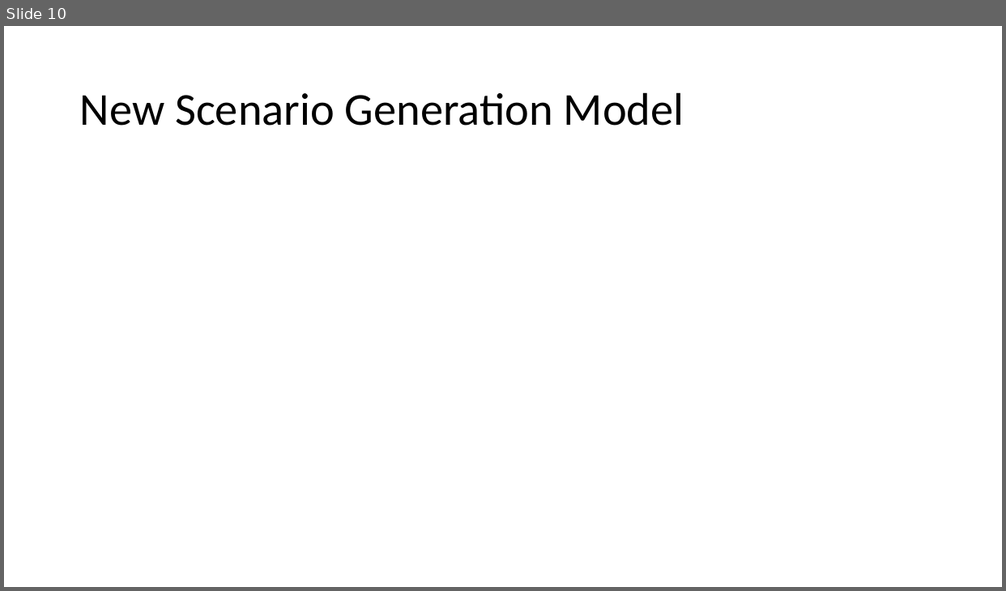
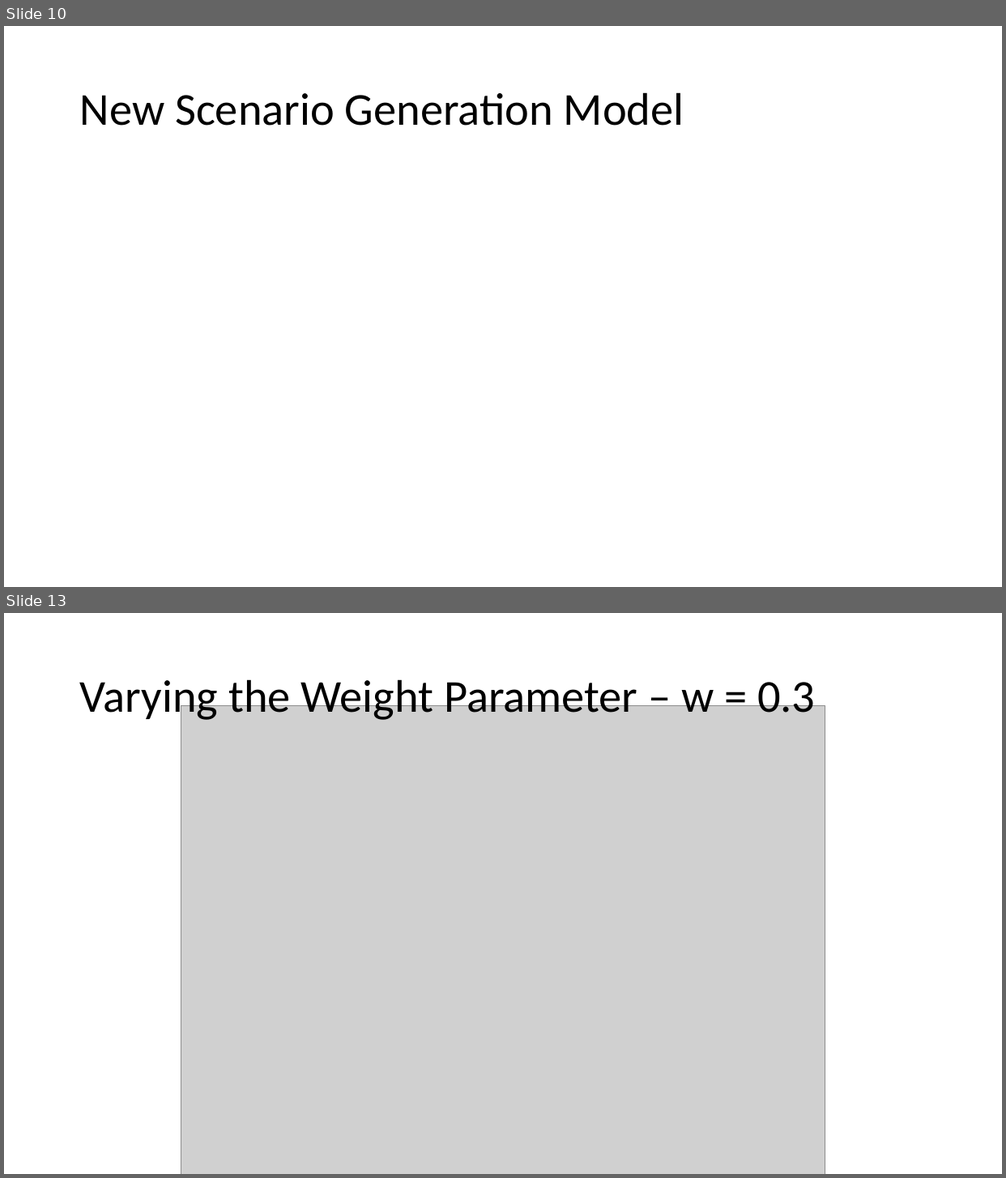
Before and after one commit to bendiw/OilOpt, a slide deck: PP/Master Discussion 14_may.pptx. Shown one above the other, each under a label of ours: slide 10 before the commit, slides 10 and 13 after it; the slides between them are not shown. The pictures are 1006x591 and 1006x1178 pixels, drawn with LibreOffice and Linux fonts; fonts in the diff are those of the drawing; grey boxes stand for pictures. Boxes give left, top, right and bottom in pixels: in the first picture for what was removed or moved away, otherwise in the second. Text is boxed around its words. In the diff, an @@ line names an element or a change of style, - is before the commit and + after.

```diff
--- a/PP/Master Discussion 14_may.pptx
+++ b/PP/Master Discussion 14_may.pptx
@@ slide 13 added at <box>4,613,1002,1174</box>, background #FFFFFF @@
@@ title added at <box>80,673,815,722</box>, 44 pt, text #000000 @@
+Varying the Weight Parameter – w = 0.3
@@ picture added at <box>181,706,825,1174</box> @@
```
Also in this commit, not shown: 6 slides changed, 12 other slides added, 27 other files.
